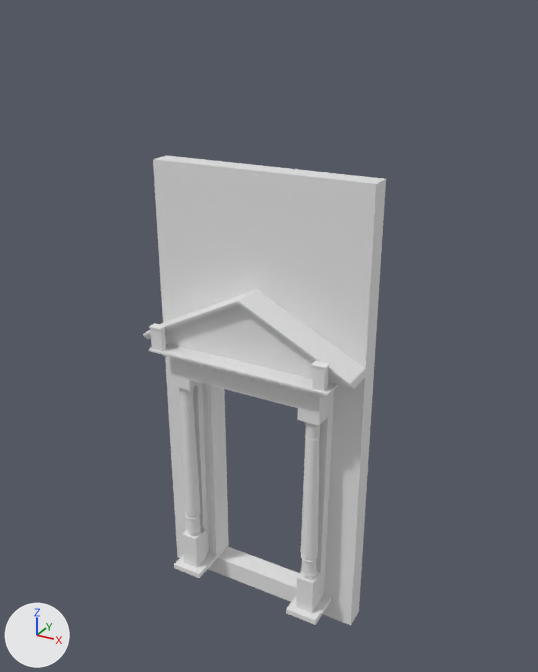
Two versions of the Blender file Church/door.blend, one commit apart.
The view is the same before and after, from a camera (50 mm lens) standing at (3.92, -5.1, 5.16) and looking at (1.09, 0.05, 2.59). Lighting does not change. The marker at lower left points along +X, +Y and +Z.

Before the edit, the objects in view are built like this:
```python
me_door_2x3x0_2 = bpy.data.meshes.new('Door 2x3x0.2')
me_door_2x3x0_2.from_pydata(...)  # 56 vertices, 53 faces; spans x 0.0..2.0, y -0.2..4.0, z -0.2..0.0
me_mesh_001 = bpy.data.meshes.new('Mesh.001')
me_mesh_001.from_pydata(...)  # 825 vertices, 787 faces; spans x 1.48..1.79, y 0.0..2.16, z 0.08..0.44
me_mesh_003 = bpy.data.meshes.new('Mesh.003')
me_mesh_003.from_pydata(...)  # 212 vertices, 181 faces; spans x 0.01..2.0, y 0.05..3.02, z -0.13..0.31
ob_door_2x3x0_2 = bpy.data.objects.new('Door 2x3x0.2', me_door_2x3x0_2)
ob_door_2x3x0_2.location = (0.0, 0.0, 0.0)
ob_door_2x3x0_2.rotation_euler = (1.571, 0.0, 6.283)  # degrees (90, 0, 360)
ob_pillar = bpy.data.objects.new('Pillar', me_mesh_001)
ob_pillar.location = (0.0, 0.1, 0.0)
ob_pillar.rotation_euler = (1.571, 0.0, 6.283)  # degrees (90, 0, 360)
_m = ob_pillar.modifiers.new('Mirror', 'MIRROR')
_m.mirror_object = ob_pillar_mirror
ob_surround = bpy.data.objects.new('Surround', me_mesh_003)
ob_surround.location = (0.0, -0.1, 0.0)
ob_surround.rotation_euler = (1.571, 0.0, 6.283)  # degrees (90, 0, 360)
# also in view: 'Path' at (1.0, 0.1, 1.08)
```
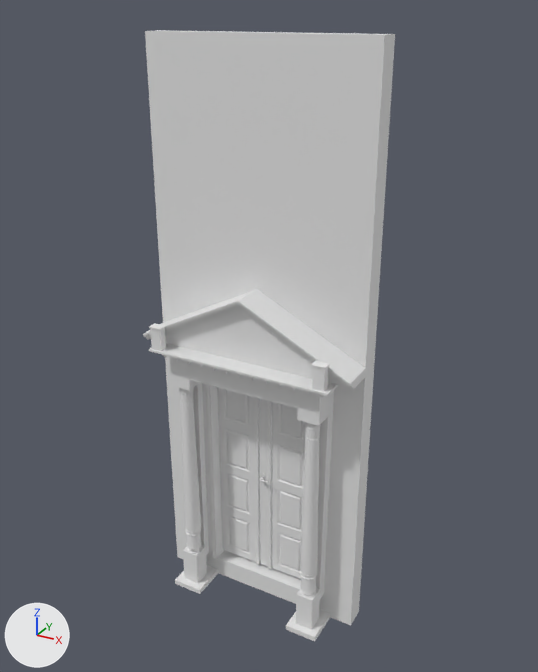
Edits to the bpy script that builds the scene:
```text
Change me_mesh_001:
    used by ob_pillar; location = (0.0, 0.1, 0.0); rotation_euler = (1.571, 0.0, 6.283), in degrees (90, 0, 360)
    remove me_mesh_001.from_pydata(...)  # 825 vertices, 787 faces; spans x 1.48..1.79, y 0.0..2.16, z 0.08..0.44
    add me_mesh_001.from_pydata(...)  # 825 vertices, 785 faces; spans x 1.48..1.79, y -0.2..2.16, z 0.08..0.44
    me_mesh_001 part 1: 422 vertices moved from x 1.48..1.79, y 0.0..0.67, z 0.08..0.44 to x 1.48..1.79, y -0.2..0.47, z 0.08..0.44; 74 vertices removed from x 1.56..1.71, y 0.62..0.67, z 0.21..0.36; 74 vertices added at x 1.56..1.71, y 0.22..0.41, z 0.21..0.36
Change me_door_2x3x0_2:
    where me_door_2x3x0_2.from_pydata(...)  # 56 vertices, 53 faces; spans x 0.0..2.0, y -0.2..4.0, z -0.2..0.0
    used by ob_door_2x3x0_2; location = (0.0, 0.0, 0.0); rotation_euler = (1.571, 0.0, 6.283), in degrees (90, 0, 360)
    me_door_2x3x0_2 part 2: all 16 vertices in x 0.0..2.0, y 4.0, z -0.2..0.0 are moved by (0.0, 1.0, 0.0)
Add me_mesh:
    me_mesh.from_pydata(...)  # 185 vertices, 142 faces; spans x -0.02..0.091, y -0.068..0.0, z -0.108..0.045
Add me_plane_002:
    me_plane_002.from_pydata(...)  # 318 vertices, 294 faces; spans x 0.0..1.09, y 0.0..2.0, z -0.03..0.13
Add me_plane_001:
    me_plane_001.from_pydata(...)  # 296 vertices, 274 faces; spans x 0.09..1.0, y -1.0..1.0, z -0.13..0.03
Add ob_handle_outside:
    ob_handle_outside = bpy.data.objects.new('Handle outside', me_mesh)
    ob_handle_outside.parent = ob_door_right
    ob_handle_outside.matrix_parent_inverse = Matrix(((-2.052, 0.0, 0.0, 3.052), (0.0, 0.0, 0.973, -0.0328), (0.0, 2.047, 0.0, -0.204), (0.0, 0.0, 0.0, 1.0)))
    ob_handle_outside.location = (1.0, 0.0991, 1.09)
Add ob_door_right:
    ob_door_right = bpy.data.objects.new('Door Right', me_plane_002)
    ob_door_right.location = (1.49, 0.1, 0.03)
    ob_door_right.rotation_euler = (1.571, 0.0, 3.142)  # degrees (90, 0, 180)
    ob_door_right.scale = (0.487, 1.03, 0.488)
Add ob_door_left:
    ob_door_left = bpy.data.objects.new('Door Left', me_plane_001)
    ob_door_left.location = (1.0, 0.15, 1.06)
    ob_door_left.rotation_euler = (1.571, 0.0, 3.142)  # degrees (90, 0, 180)
    ob_door_left.scale = (0.487, 1.03, 0.488)
```

Pixel boxes (x1, y1, x2, y2) of what changed, in the pictures (538 x 672 px; the box of a moved part takes in the faces that stretch with it):
'Door 2x3x0.2', reshaped (7% wider, 27% taller)
    before: (153, 156, 386, 625)
    after: (145, 30, 395, 625)
'Pillar', reshaped (6% taller)
    before: (171, 375, 331, 625)
    after: (171, 375, 330, 641)
'Door Right', added
    after: (259, 398, 305, 579)
'Door Left', added
    after: (218, 387, 260, 564)
'Handle outside', added
    after: (259, 473, 269, 486)
part 1 of me_mesh_001, moved or reshaped
    before: (174, 438, 331, 625)
    after: (175, 438, 330, 641)
part 2 of me_door_2x3x0_2, moved or reshaped
    before: (153, 156, 386, 187)
    after: (145, 30, 395, 187)
